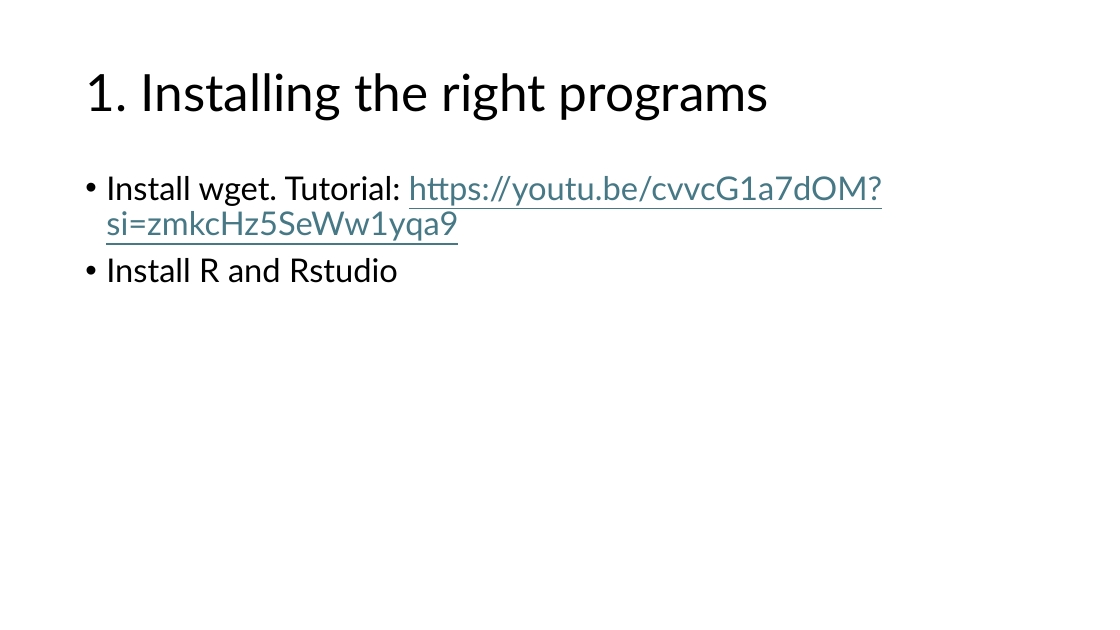
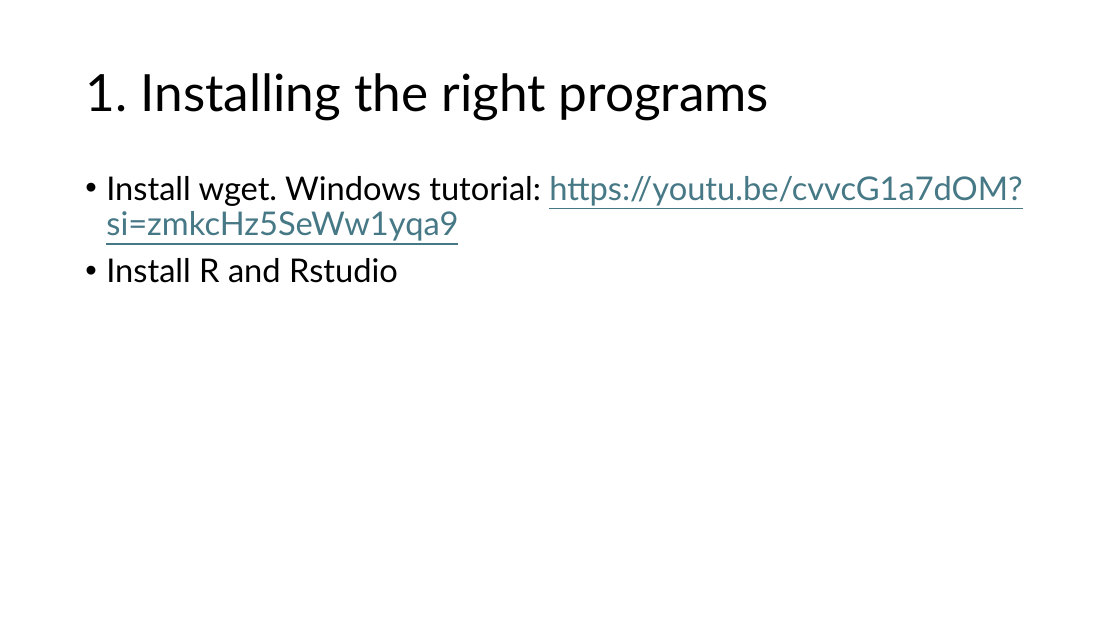
Before and after one commit to eco-kgml/NLDAS2_for_LakeGPT, a slide deck: slide 2 of How_to_NLDAS2 data.pptx. Drawn at 1120x630 pixels with LibreOffice and Linux fonts; fonts in the diff are those of the drawing. Boxes give left, top, right and bottom in pixels: in the first picture for what was removed or moved away, otherwise in the second. Text is boxed around its words. In the diff, an @@ line names an element or a change of style, - is before the commit and + after.

Commit message:
Added slide on wget for Mac

```diff
--- a/How_to_NLDAS2 data.pptx
+++ b/How_to_NLDAS2 data.pptx
@@ text at <box>106,176,1022,241</box>: text changed @@
-• Install wget. Tutorial: https://youtu.be/cvvcG1a7dOM?si=zmkcHz5SeWw1yqa9
+• Install wget. Windows tutorial: https://youtu.be/cvvcG1a7dOM?si=zmkcHz5SeWw1yqa9
```
Also in this commit, not shown: 1 slide added.
